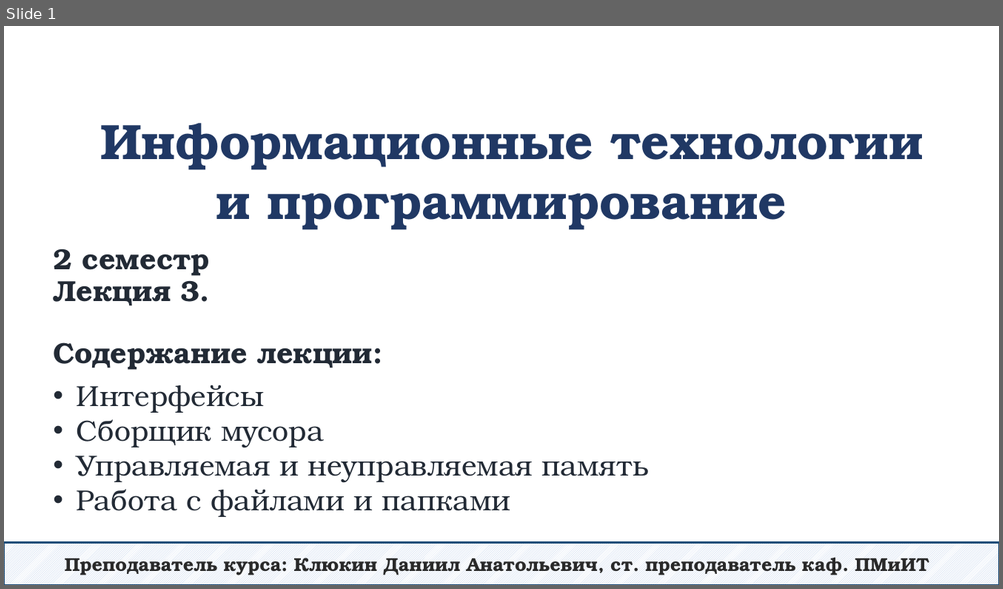
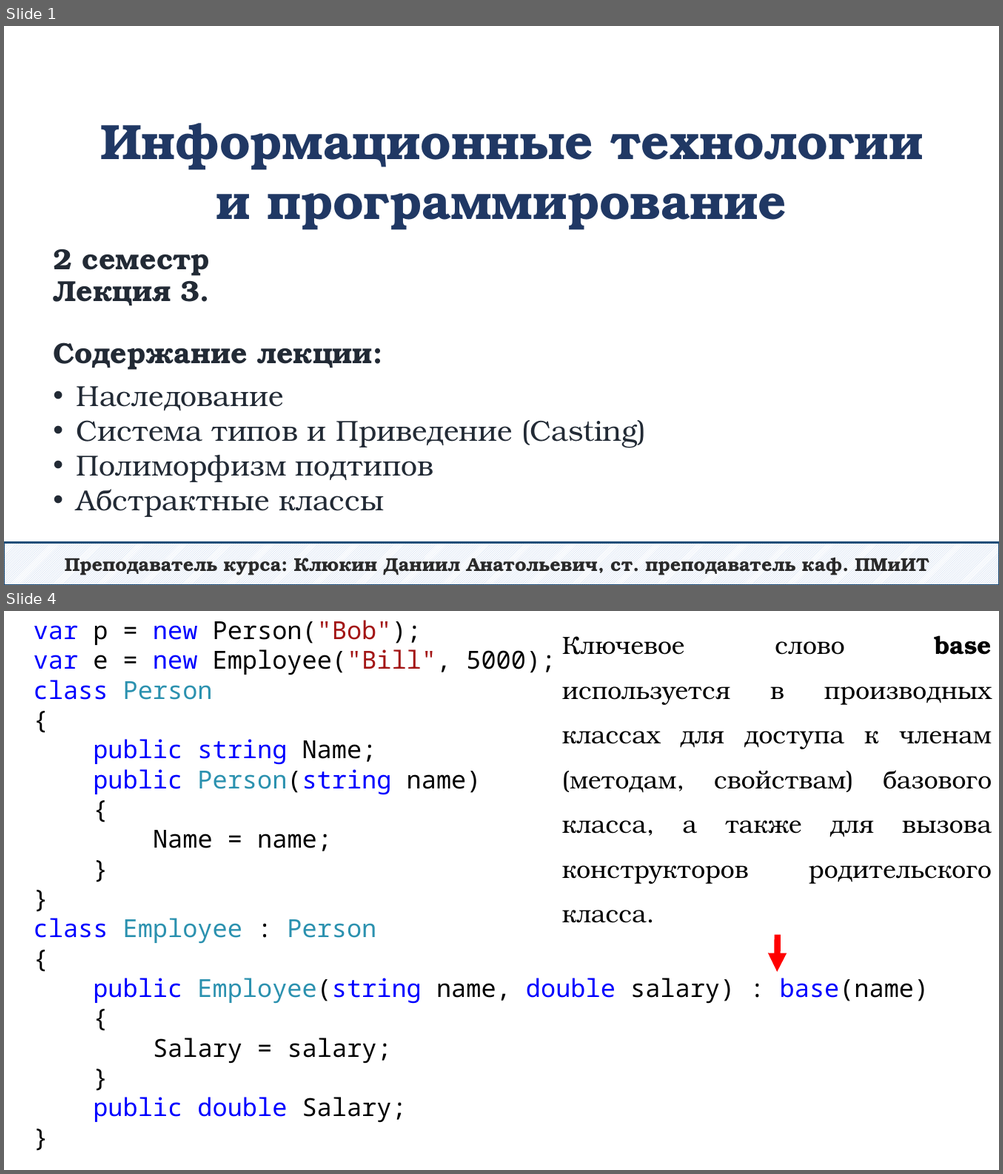
Before and after one commit to DaniilKlyukin/ITiP-2, a slide deck: Лекции/ИТиП 2 лек 3.pptx. Shown one above the other, each under a label of ours: slide 1 before the commit, slides 1 and 4 after it; the slides between them are not shown. The pictures are 1003x589 and 1003x1174 pixels, drawn with LibreOffice and Linux fonts; fonts in the diff are those of the drawing. Boxes give left, top, right and bottom in pixels: in the first picture for what was removed or moved away, otherwise in the second. Text is boxed around its words. In the diff, an @@ line names an element or a change of style, - is before the commit and + after.

```diff
--- a/Лекции/ИТиП 2 лек 3.pptx
+++ b/Лекции/ИТиП 2 лек 3.pptx
@@ slide 4 added at (x1=4, y1=611, x2=999, y2=1170), background #FFFFFF @@
@@ text added at (x1=34, y1=620, x2=929, y2=1123), 24 pt, text #000000 @@
+var p = new Person("Bob");
+var e = new Employee("Bill", 5000);
+class Person
+{
+public string Name;
+public Person(string name)
+{
+Name = name;
+}
+}
+class Employee : Person
+{
+public Employee(string name, double salary) : base(name)
+{
+Salary = salary;
+}
+public double Salary;
+}
@@ text added at (x1=562, y1=635, x2=992, y2=923), 24 pt, text #000000 @@
+Ключевое слово base используется в производных классах для доступа к членам (методам, свойствам) базового класса, а также для вызова конструкторов родительского класса.
@@ arrow added from (778, 935) to (777, 972), #FF0000 6 pt @@
@@ slide 1 changed as well @@
@@ text at (x1=77, y1=386, x2=646, y2=517): text changed @@
-• Интерфейсы
-• Сборщик мусора
-• Управляемая и неуправляемая память
-• Работа с файлами и папками
+• Наследование
+• Система типов и Приведение (Casting)
+• Полиморфизм подтипов
+• Абстрактные классы
```
Also in this commit, not shown: 2 other slides changed, 38 other slides added, 47 slides removed, 6 other files.
